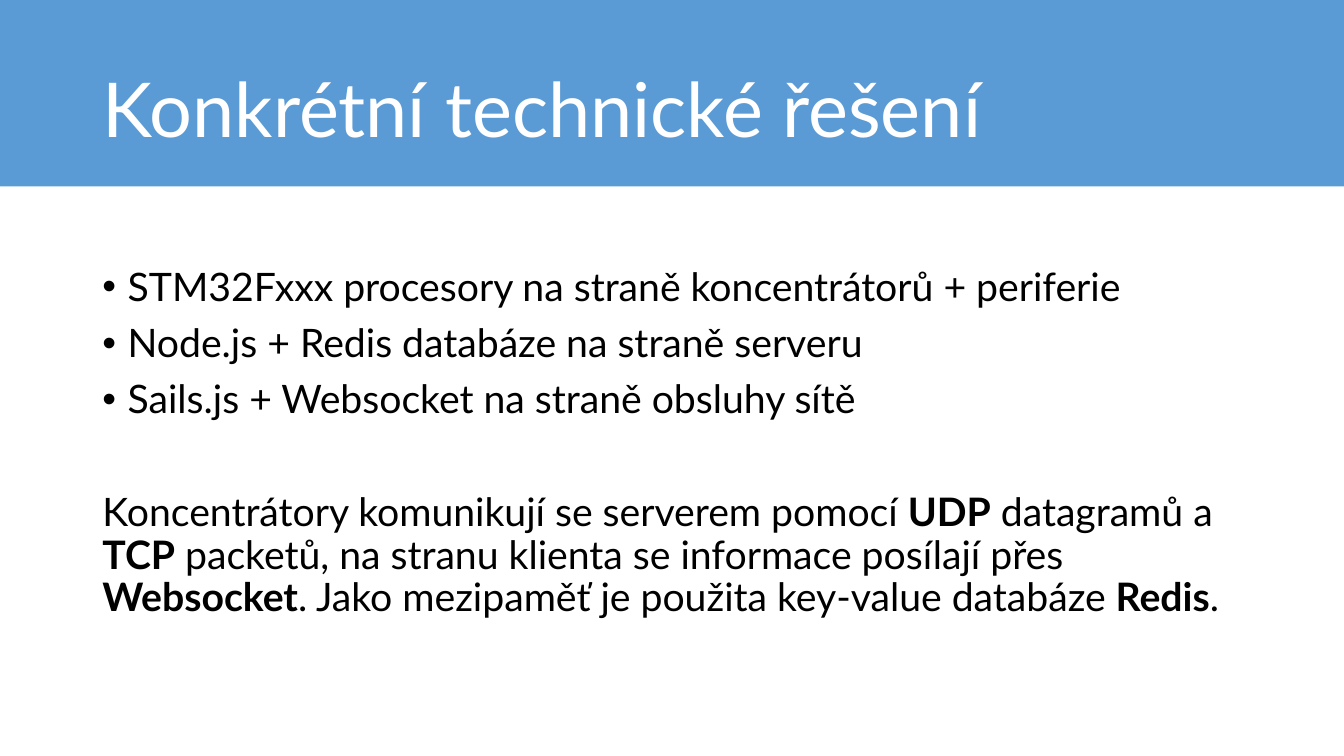
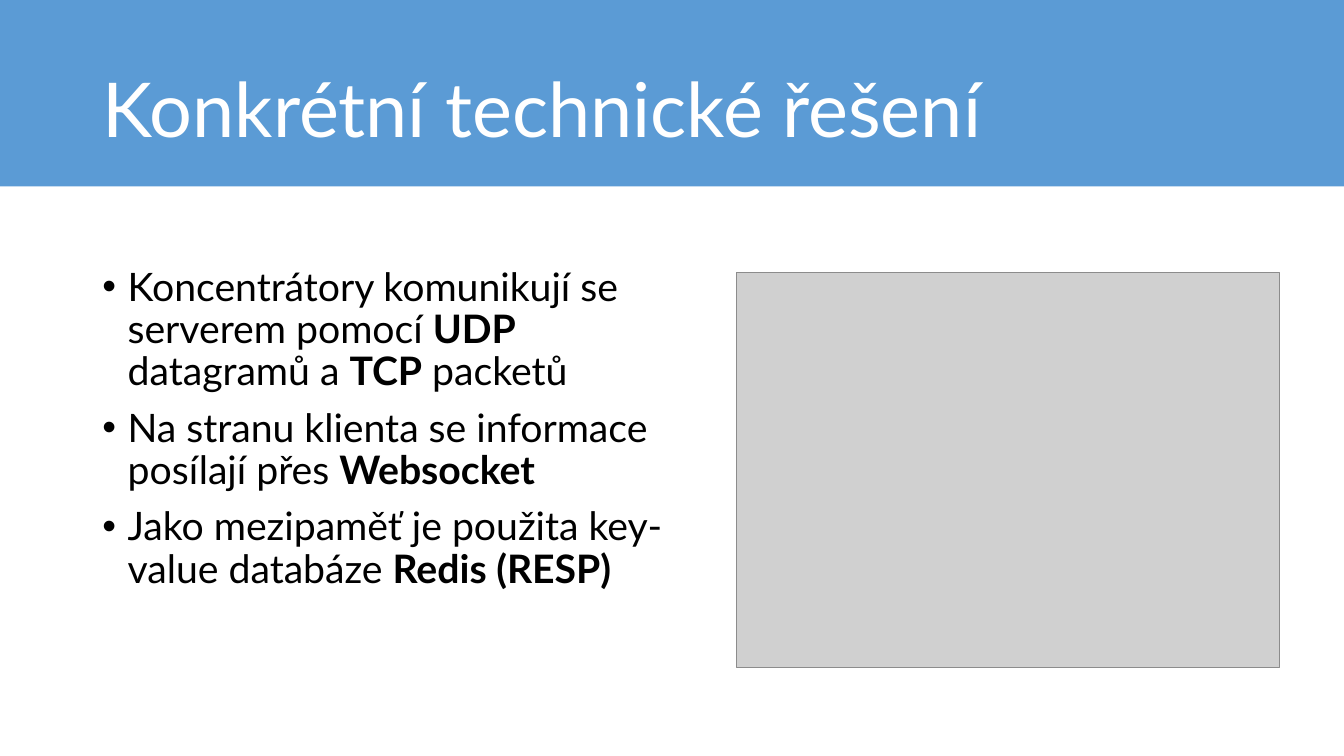
Before and after one commit to mrtnzlml-archive/Real-time-WS, a slide deck: slide 5 of obhajoba.pptx (slide 4 before the commit). Drawn at 1344x756 pixels with LibreOffice and Linux fonts; fonts in the diff are those of the drawing; grey boxes stand for pictures. Boxes give left, top, right and bottom in pixels: in the first picture for what was removed or moved away, otherwise in the second. Text is boxed around its words. In the diff, an @@ line names an element or a change of style, - is before the commit and + after.

```diff
--- a/obhajoba.pptx
+++ b/obhajoba.pptx
@@ text at box(128, 272, 663, 589): text changed @@
-• STM32Fxxx procesory na straně koncentrátorů + periferie
-• Node.js + Redis databáze na straně serveru
-• Sails.js + Websocket na straně obsluhy sítě
-Koncentrátory komunikují se serverem pomocí UDP datagramů a TCP packetů, na stranu klienta se informace posílají přes Websocket. Jako mezipaměť je použita key-value databáze Redis.
+• Koncentrátory komunikují se serverem pomocí UDP datagramů a TCP packetů
+• Na stranu klienta se informace posílají přes Websocket
+• Jako mezipaměť je použita key-value databáze Redis (RESP)
@@ picture added at box(737, 272, 1279, 667) @@
```
Also in this commit, not shown: 5 other slides changed, 1 slide added, 1 slide removed, 15 other files.
